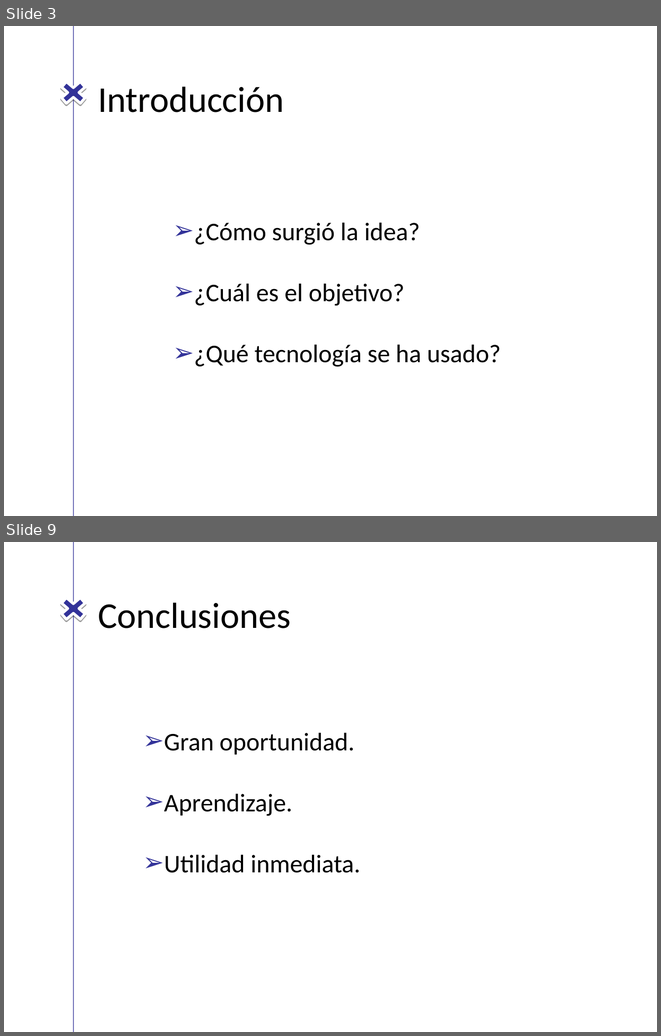
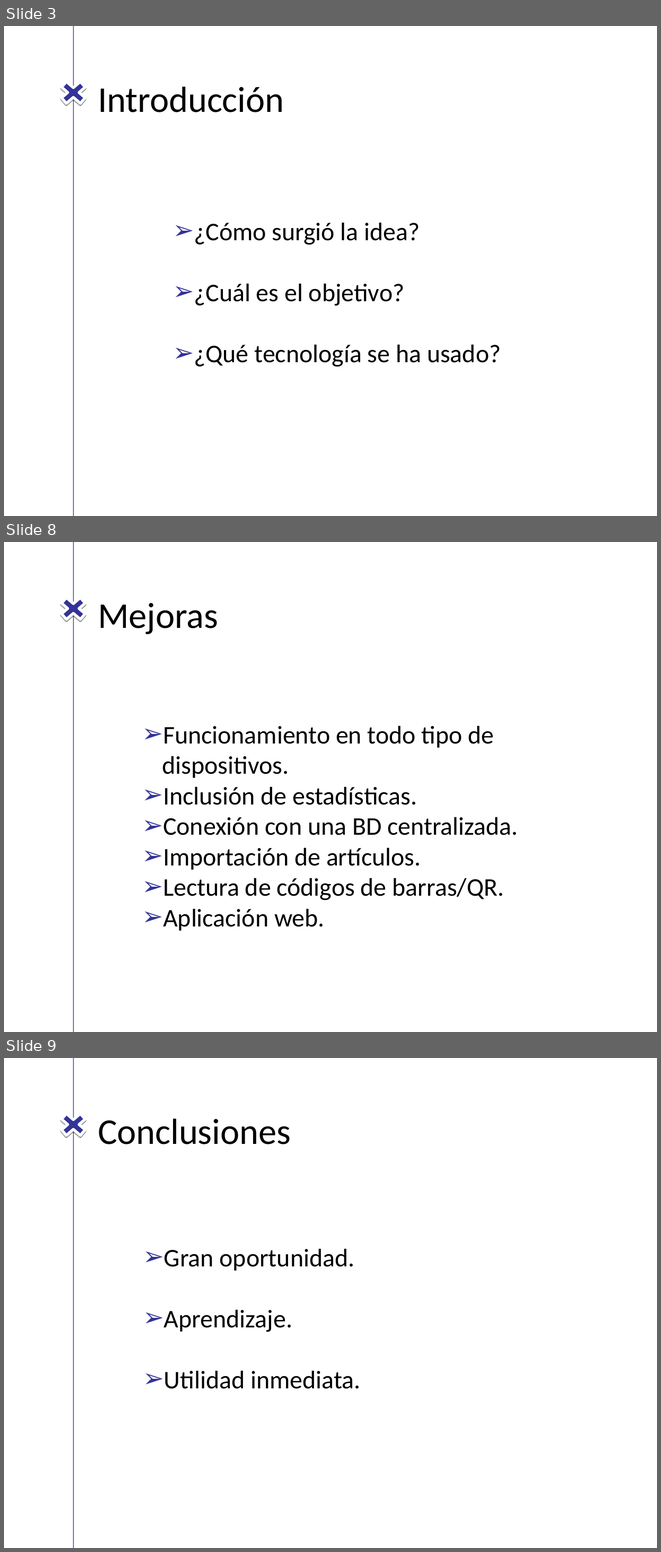
Before and after one commit to vdseoane/STOCKNFC-TFM, a slide deck: Presentacion/stockNFC.ppt. Shown one above the other, each under a label of ours: slides 3 and 9 before the commit, slides 3, 8 and 9 after it; the slides between them are not shown. The pictures are 661x1036 and 661x1552 pixels, drawn with LibreOffice and Linux fonts; fonts in the diff are those of the drawing; background and template pictures are left out. Boxes give left, top, right and bottom in pixels: in the first picture for what was removed or moved away, otherwise in the second. Text is boxed around its words. In the diff, an @@ line names an element or a change of style, - is before the commit and + after.

```diff
--- a/Presentacion/stockNFC.ppt
+++ b/Presentacion/stockNFC.ppt
@@ slide 8 added at (4,542,657,1032), background picture (left out) @@
@@ line added from (73, 542) to (73, 1032), #2F2F98 0.74 pt @@
@@ freeform shape added at (55,593,91,624), fill #333399, outline #FFFFFF 3 pt @@
@@ title added at (98,603,218,634), 40 pt, text #000000 @@
+Mejoras
@@ text added at (162,725,518,930), 28 pt, text #000000 @@
+➢ Funcionamiento en todo tipo de dispositivos.
+➢ Inclusión de estadísticas.
+➢ Conexión con una BD centralizada.
+➢ Importación de artículos.
+➢ Lectura de códigos de barras/QR.
+➢ Aplicación web.
```
Also in this commit, not shown: 5 slides changed, 1 slide removed.
